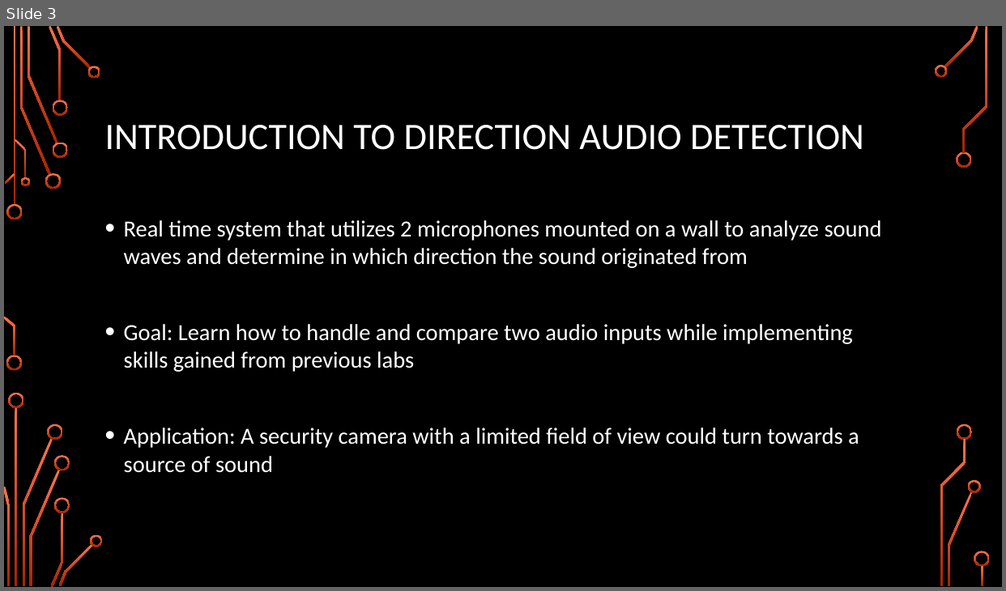
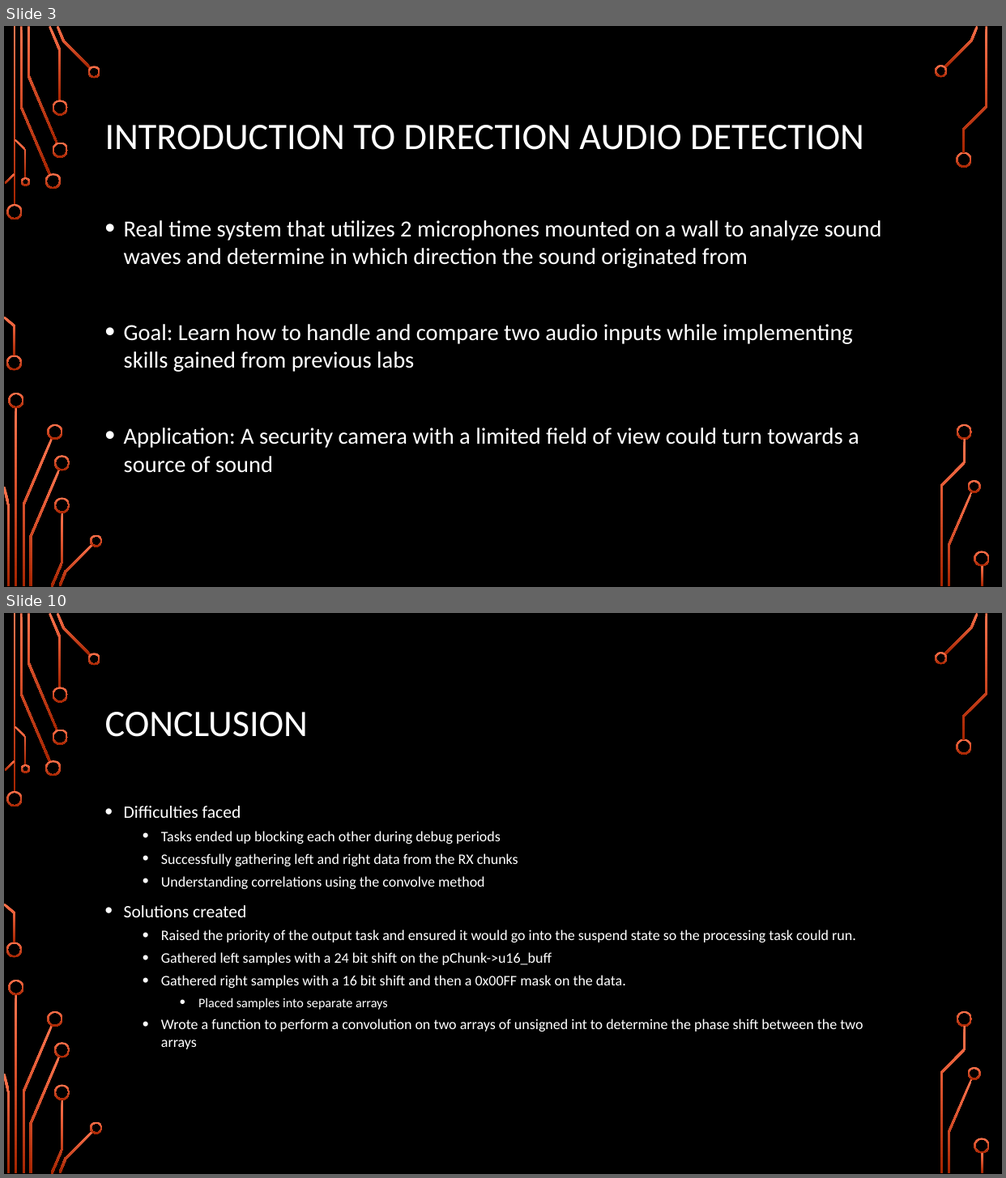
Before and after one commit to bdunbar22/Microprocessors, a slide deck: Operation DAD Presentation.pptx. Shown one above the other, each under a label of ours: slide 3 before the commit, slides 3 and 10 after it; the slides between them are not shown. The pictures are 1006x591 and 1006x1178 pixels, drawn with LibreOffice and Linux fonts; fonts in the diff are those of the drawing; background and template pictures are left out. Boxes give left, top, right and bottom in pixels: in the first picture for what was removed or moved away, otherwise in the second. Text is boxed around its words. In the diff, an @@ line names an element or a change of style, - is before the commit and + after.

```diff
--- a/Operation DAD Presentation.pptx
+++ b/Operation DAD Presentation.pptx
@@ slide 10 added at (4, 613, 1002, 1174), background picture (left out); not listed: 36 template elements that a slide beside it also shows @@
@@ title added at (105, 712, 308, 737), 36 pt, text #FFFFFF @@
+CONCLUSION
@@ text added at (124, 806, 863, 1050), 14 pt, text #FFFFFF @@
+• Difficulties faced
+  • Tasks ended up blocking each other during debug periods
+  • Successfully gathering left and right data from the RX chunks
+  • Understanding correlations using the convolve method
+• Solutions created
+  • Raised the priority of the output task and ensured it would go into the suspend state so the processing task could run.
+  • Gathered left samples with a 24 bit shift on the pChunk->u16_buff
+  • Gathered right samples with a 16 bit shift and then a 0x00FF mask on the data.
+    • Placed samples into separate arrays
+  • Wrote a function to perform a convolution on two arrays of unsigned int to determine the phase shift between the two arrays
```
Also in this commit, not shown: 5 slides changed, 2 other slides added, 1 slide removed.
